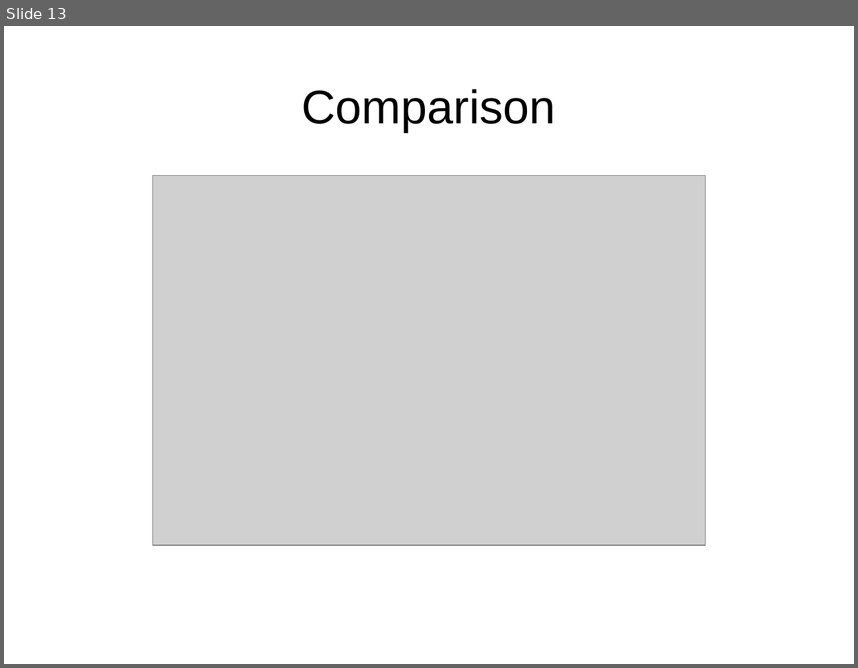
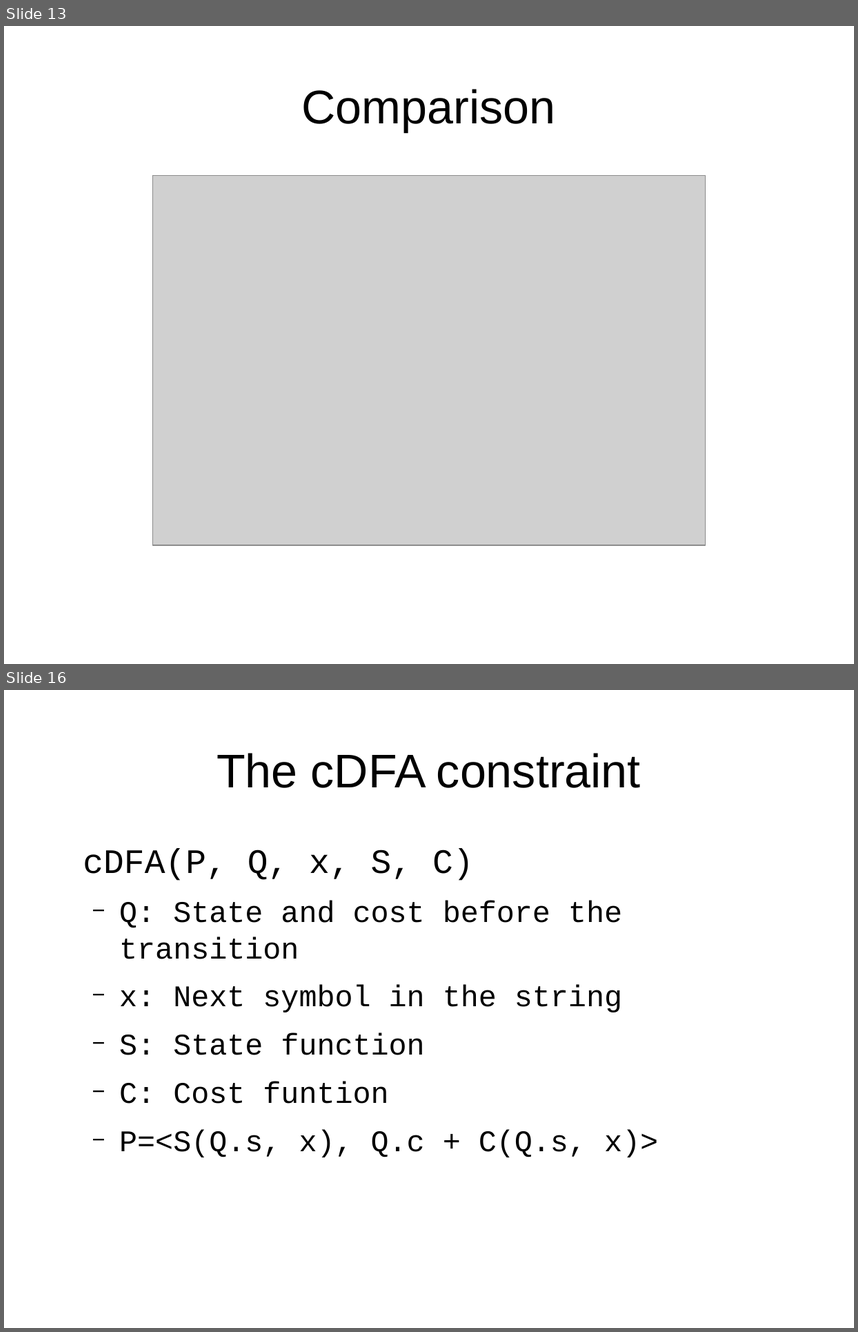
Before and after one commit to klutt/gecode-tuples, a slide deck: doc/presentation.odp. Shown one above the other, each under a label of ours: slide 13 before the commit, slides 13 and 16 after it; the slides between them are not shown. The pictures are 858x668 and 858x1332 pixels, drawn with LibreOffice and Linux fonts; fonts in the diff are those of the drawing; grey boxes stand for pictures. Boxes give left, top, right and bottom in pixels: in the first picture for what was removed or moved away, otherwise in the second. Text is boxed around its words. In the diff, an @@ line names an element or a change of style, - is before the commit and + after.

```diff
--- a/doc/presentation.odp
+++ b/doc/presentation.odp
@@ slide 16 added at bbox=[4, 690, 854, 1328], background #FFFFFF @@
@@ title added at bbox=[217, 753, 641, 788], 44 pt, text #000000 @@
+The cDFA constraint
@@ text added at bbox=[83, 849, 658, 1157], 28 pt, text #000000 @@
+cDFA(P, Q, x, S, C)
+  − Q: State and cost before the transition
+  − x: Next symbol in the string
+  − S: State function
+  − C: Cost funtion
+  − P=<S(Q.s, x), Q.c + C(Q.s, x)>
```
Also in this commit, not shown: 10 other slides added, 5 other files.
